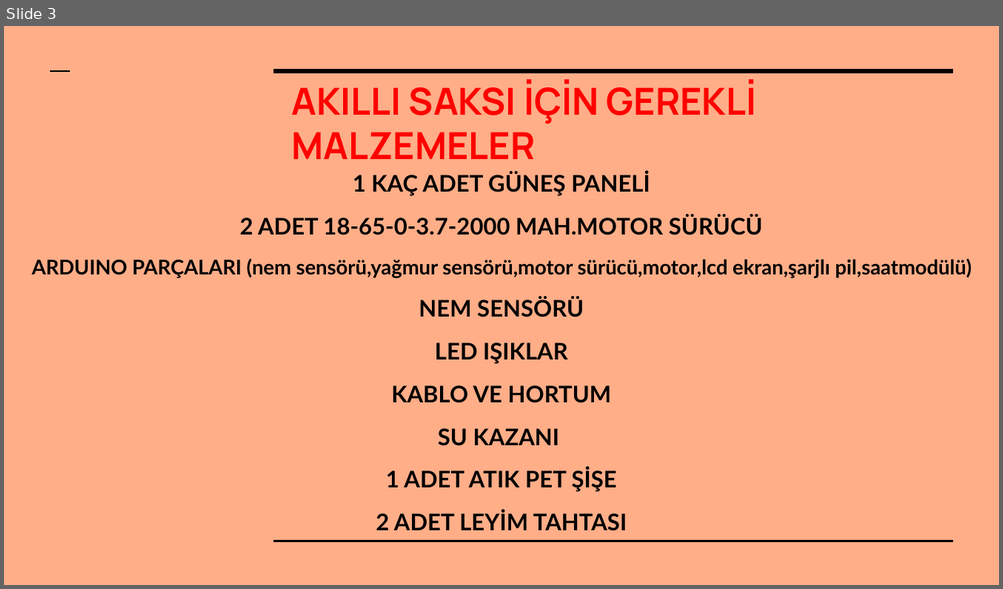
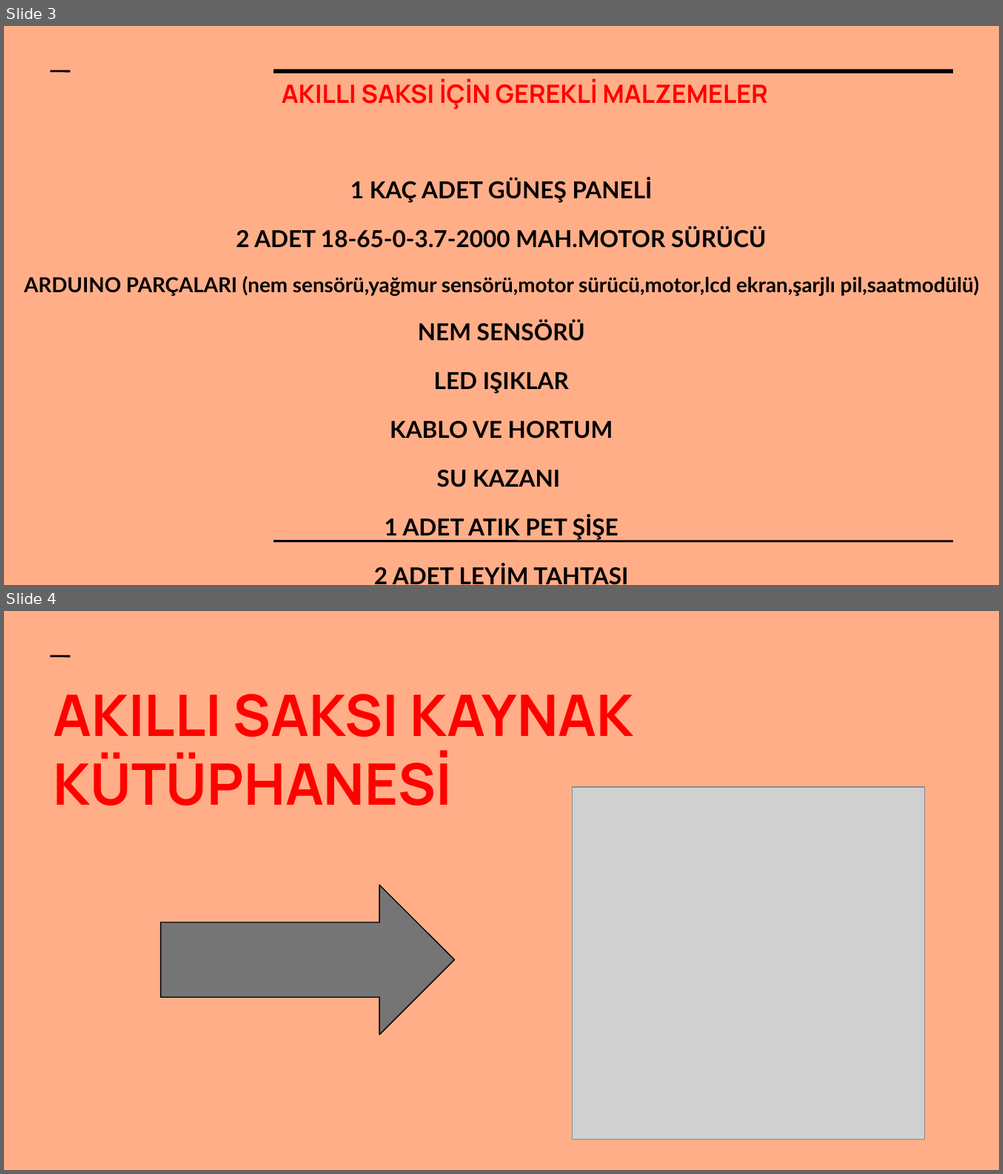
Before and after one commit to FurkanHuman/Akilli-Saksi, a slide deck: Dökümanlar/Akıllı saksı projesi.pptx. Shown one above the other, each under a label of ours: slide 3 before the commit, slides 3 and 4 after it. The pictures are 1003x589 and 1003x1174 pixels, drawn with LibreOffice and Linux fonts; fonts in the diff are those of the drawing; grey boxes stand for pictures. Boxes give left, top, right and bottom in pixels: in the first picture for what was removed or moved away, otherwise in the second. Text is boxed around its words. In the diff, an @@ line names an element or a change of style, - is before the commit and + after.

```diff
--- a/Dökümanlar/Akıllı saksı projesi.pptx
+++ b/Dökümanlar/Akıllı saksı projesi.pptx
@@ slide 4 added at (x1=4, y1=611, x2=999, y2=1170), background #FFAE88; not listed: 1 template element that a slide beside it also shows @@
@@ title added at (x1=53, y1=694, x2=633, y2=806), 41.5 pt, text #FF0000, bold @@
+AKILLI SAKSI KAYNAK KÜTÜPHANESİ
@@ picture added at (x1=572, y1=787, x2=924, y2=1139) @@
@@ right arrow added at (x1=160, y1=886, x2=453, y2=1036), fill #757575, outline #000000 0.75 pt @@
@@ slide 3 changed as well @@
@@ title "AKILLI SAKSI İÇİN GEREKLİ MALZEMELER" at (x1=282, y1=79, x2=768, y2=109): size 27 to 18.3 pt @@
@@ text "1 KAÇ ADET GÜNEŞ PANELİ" at (x1=24, y1=178, x2=979, y2=585): size 16.6 to 16.9 pt in "1 KAÇ ADET GÜNEŞ PANELİ", "2 ADET 18-65-0-3.7-2000 MAH.MOTOR SÜRÜCÜ", "NEM SENSÖRÜ", "LED IŞIKLAR" and 4 more places; size 14.6 to 14.9 pt in "ARDUINO PARÇALARI (nem sensörü,yağmur sensörü,motor sürücü,m ..."; line spacing 0.95 to 1.15 @@
```
Also in this commit, not shown: 6 other slides changed, 1 slide removed.
